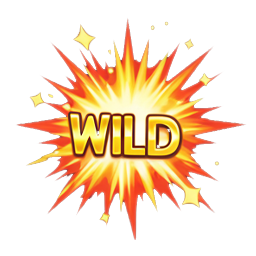
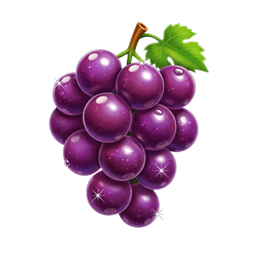
The second 256 × 256 image is a revision of the first. Changes to its layers:
added layer "Layer 1" above "Symbol_7" over box(49, 22, 209, 228)
hid "Symbol_7" over box(16, 18, 247, 240)
